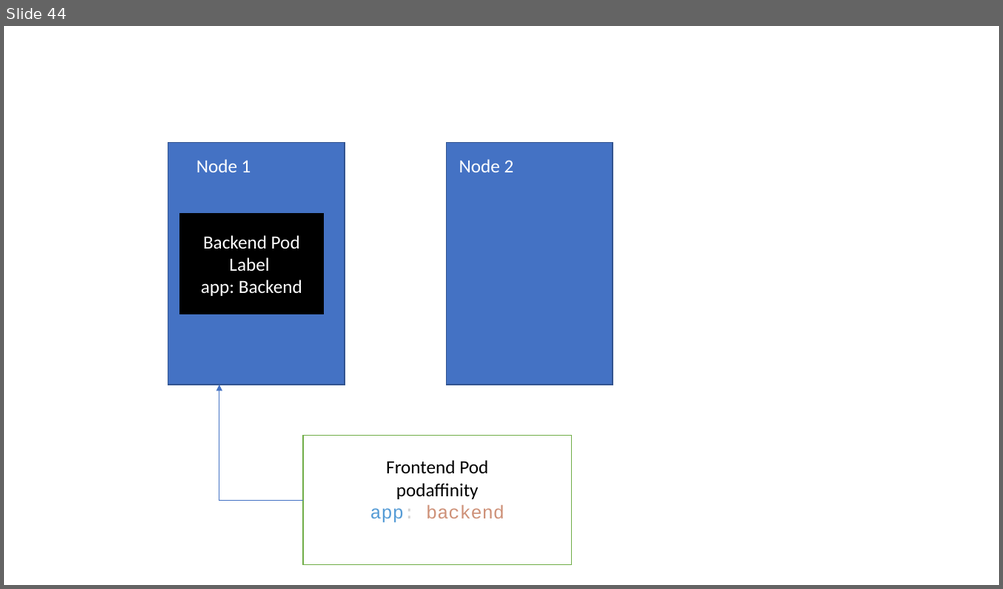
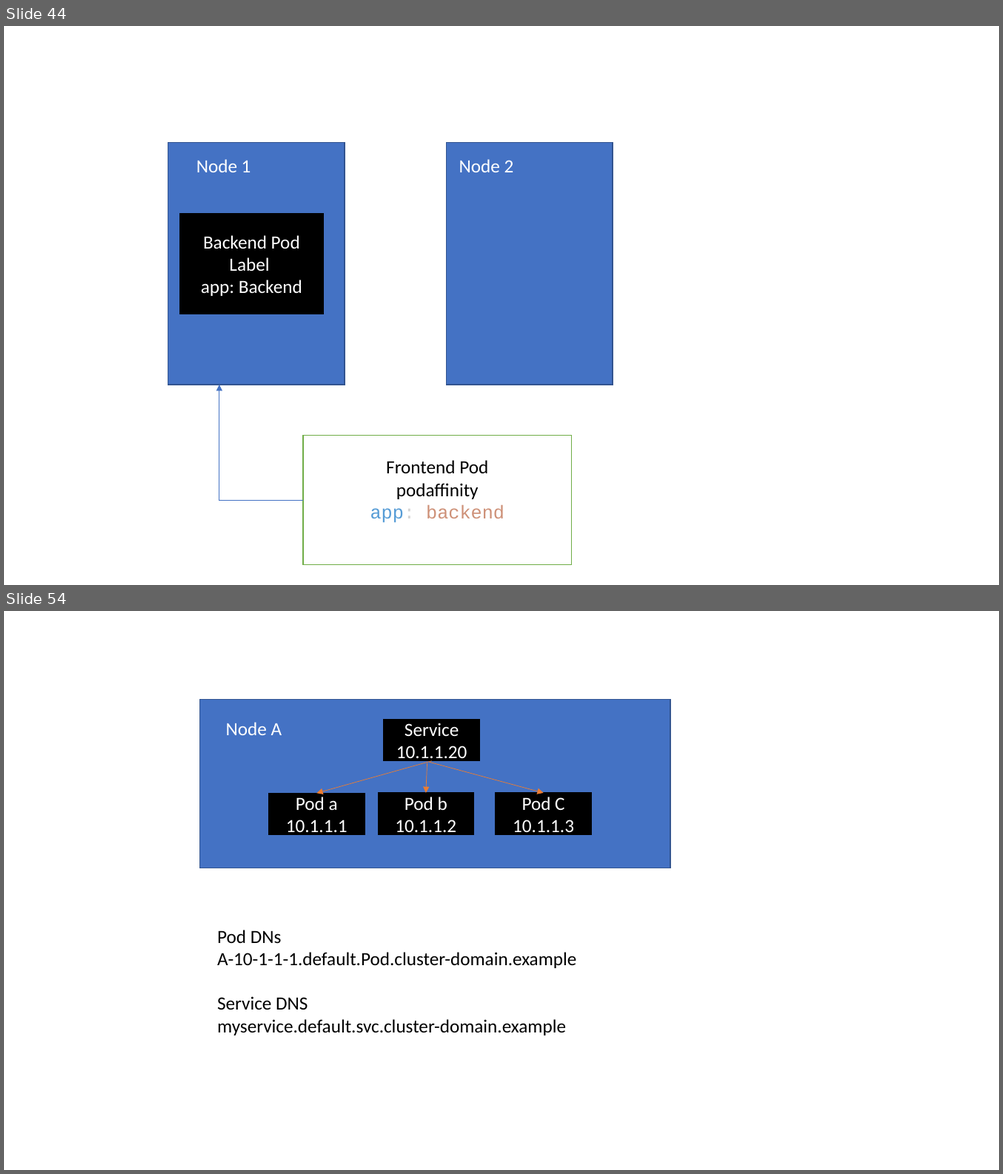
Before and after one commit to BhaveshBR/ckalab, a slide deck: WhiteBoard.pptx. Shown one above the other, each under a label of ours: slide 44 before the commit, slides 44 and 54 after it; the slides between them are not shown. The pictures are 1003x589 and 1003x1174 pixels, drawn with LibreOffice and Linux fonts; fonts in the diff are those of the drawing. Boxes give left, top, right and bottom in pixels: in the first picture for what was removed or moved away, otherwise in the second. Text is boxed around its words. In the diff, an @@ line names an element or a change of style, - is before the commit and + after.

```diff
--- a/WhiteBoard.pptx
+++ b/WhiteBoard.pptx
@@ slide 54 added at [4,611,999,1170], background #FFFFFF @@
@@ rectangle added at [199,700,669,869], fill #4472C4, outline #325491 1 pt @@
@@ rectangle added at [384,719,479,761], fill #000000, outline #000000 1 pt, 18 pt, text #FFFFFF @@
+Service
+10.1.1.20
@@ text added at [226,722,282,735], 18 pt, text #FFFFFF @@
+Node A
@@ arrow added from (432, 761) to (316, 793), #ED7D31 0.5 pt @@
@@ arrow added from (427, 763) to (426, 793), #ED7D31 0.5 pt @@
@@ arrow added from (430, 763) to (543, 793), #ED7D31 0.5 pt @@
@@ rectangle added at [269,793,364,834], fill #000000, outline #000000 1 pt, 18 pt, text #FFFFFF @@
+Pod a
+10.1.1.1
@@ rectangle added at [378,793,473,834], fill #000000, outline #000000 1 pt, 18 pt, text #FFFFFF @@
+Pod b
+10.1.1.2
@@ rectangle added at [495,793,591,834], fill #000000, outline #000000 1 pt, 18 pt, text #FFFFFF @@
+Pod C
+10.1.1.3
@@ text added at [217,930,576,1036], 18 pt, text #000000 @@
+Pod DNs
+A-10-1-1-1.default.Pod.cluster-domain.example
+Service DNS
+myservice.default.svc.cluster-domain.example
```
Also in this commit, not shown: 21 other slides added.
